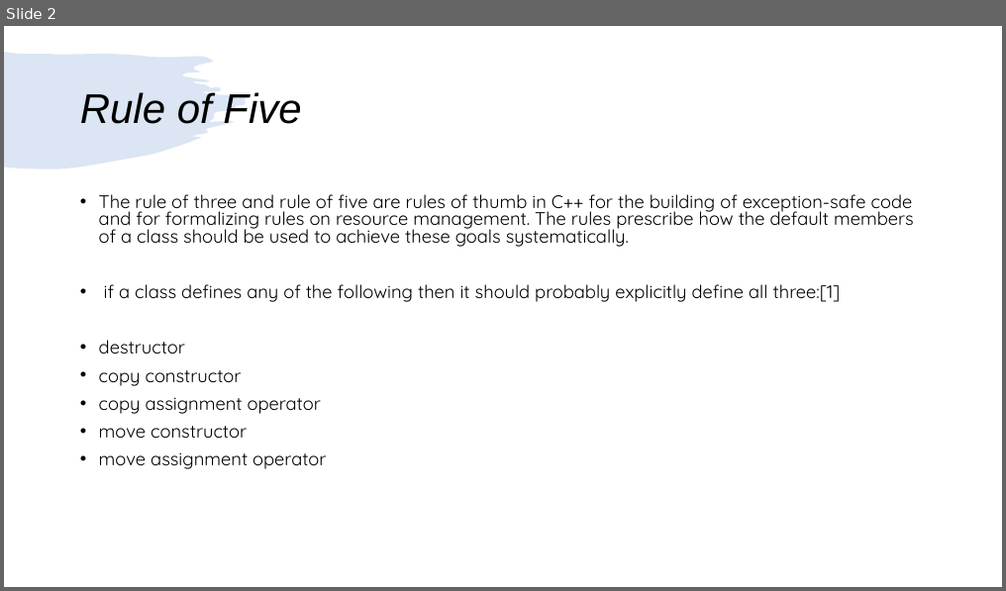
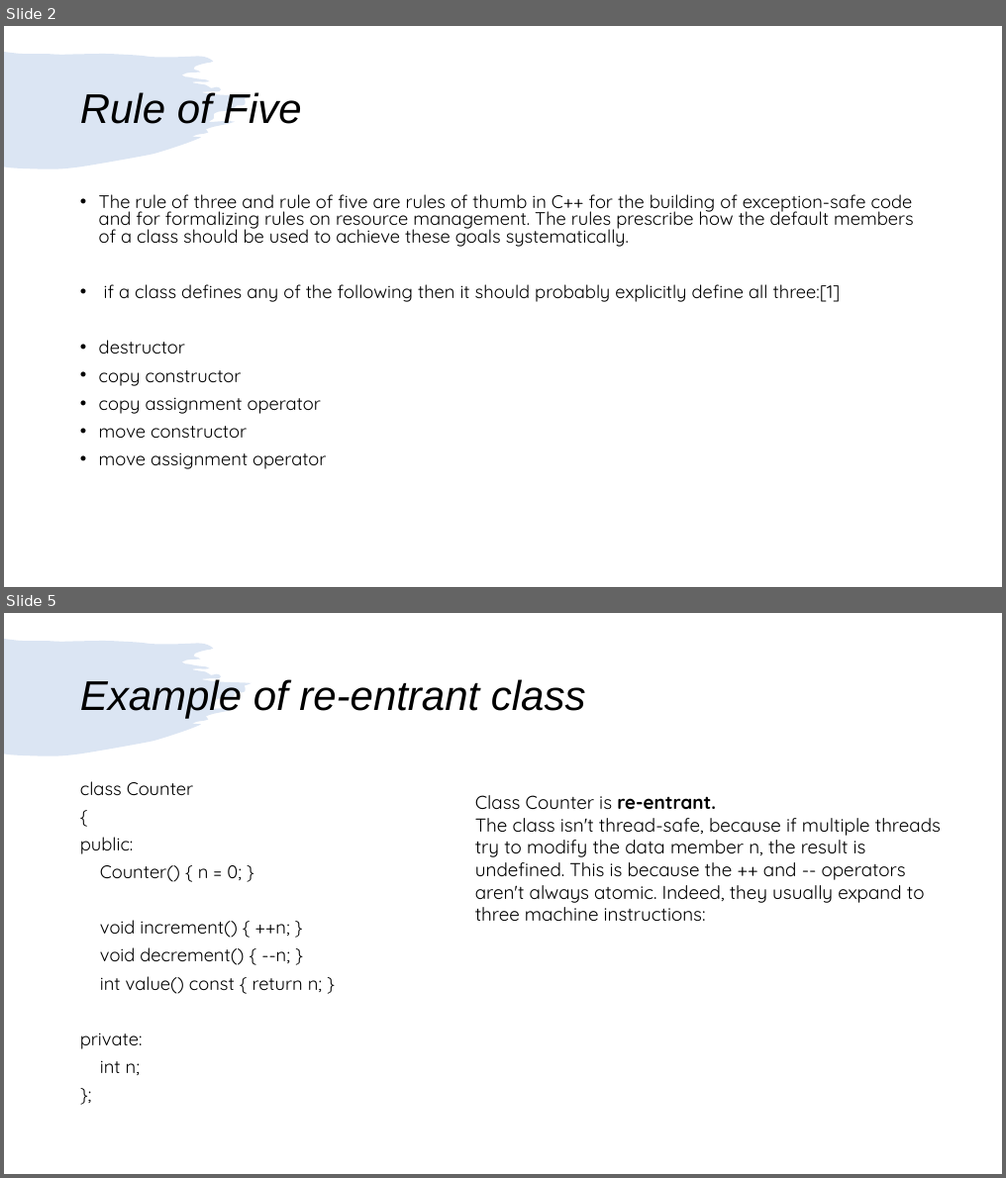
Before and after one commit to girishlande/CPlusPlus, a slide deck: learnings.pptx. Shown one above the other, each under a label of ours: slide 2 before the commit, slides 2 and 5 after it; the slides between them are not shown. The pictures are 1006x591 and 1006x1178 pixels, drawn with LibreOffice and Linux fonts; fonts in the diff are those of the drawing. Boxes give left, top, right and bottom in pixels: in the first picture for what was removed or moved away, otherwise in the second. Text is boxed around its words. In the diff, an @@ line names an element or a change of style, - is before the commit and + after.

```diff
--- a/learnings.pptx
+++ b/learnings.pptx
@@ slide 5 added at (4,613,1002,1174), background #FFFFFF; not listed: 1 template element that a slide beside it also shows @@
@@ title added at (80,679,586,719), 40 pt, text #000000, italic @@
+Example of re-entrant class
@@ text added at (80,781,322,1075), 17.5 pt, text #000000 @@
+class Counter
+{
+public:
+Counter() { n = 0; }
+void increment() { ++n; }
+void decrement() { --n; }
+int value() const { return n; }
+private:
+int n;
+};
@@ text added at (475,795,941,922), 18 pt, text #000000 @@
+Class Counter is re-entrant.
+The class isn't thread-safe, because if multiple threads try to modify the data member n, the result is undefined. This is because the ++ and -- operators aren't always atomic. Indeed, they usually expand to three machine instructions:
```
Also in this commit, not shown: 2 other slides added, 1 slide removed.
